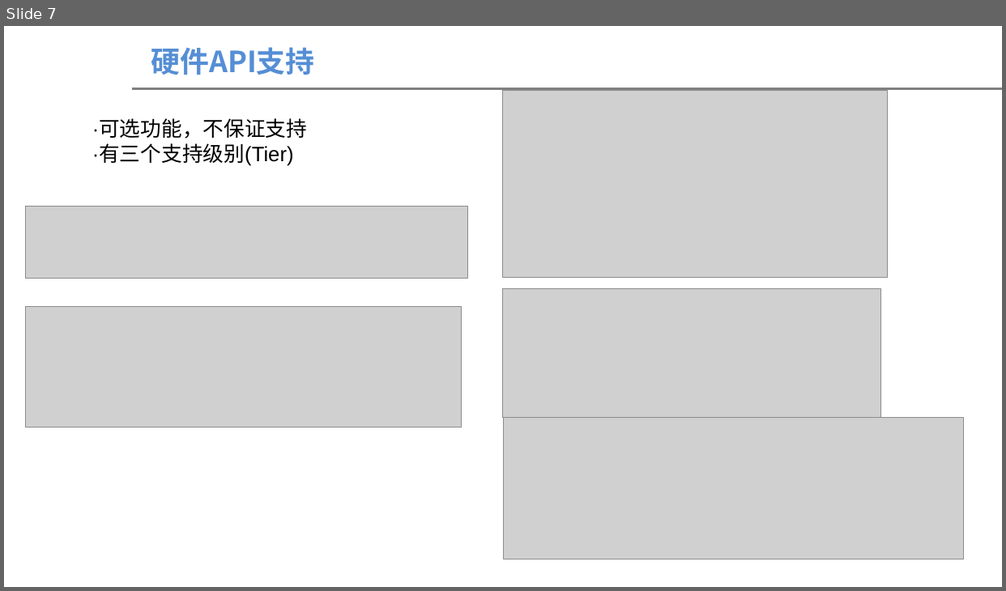
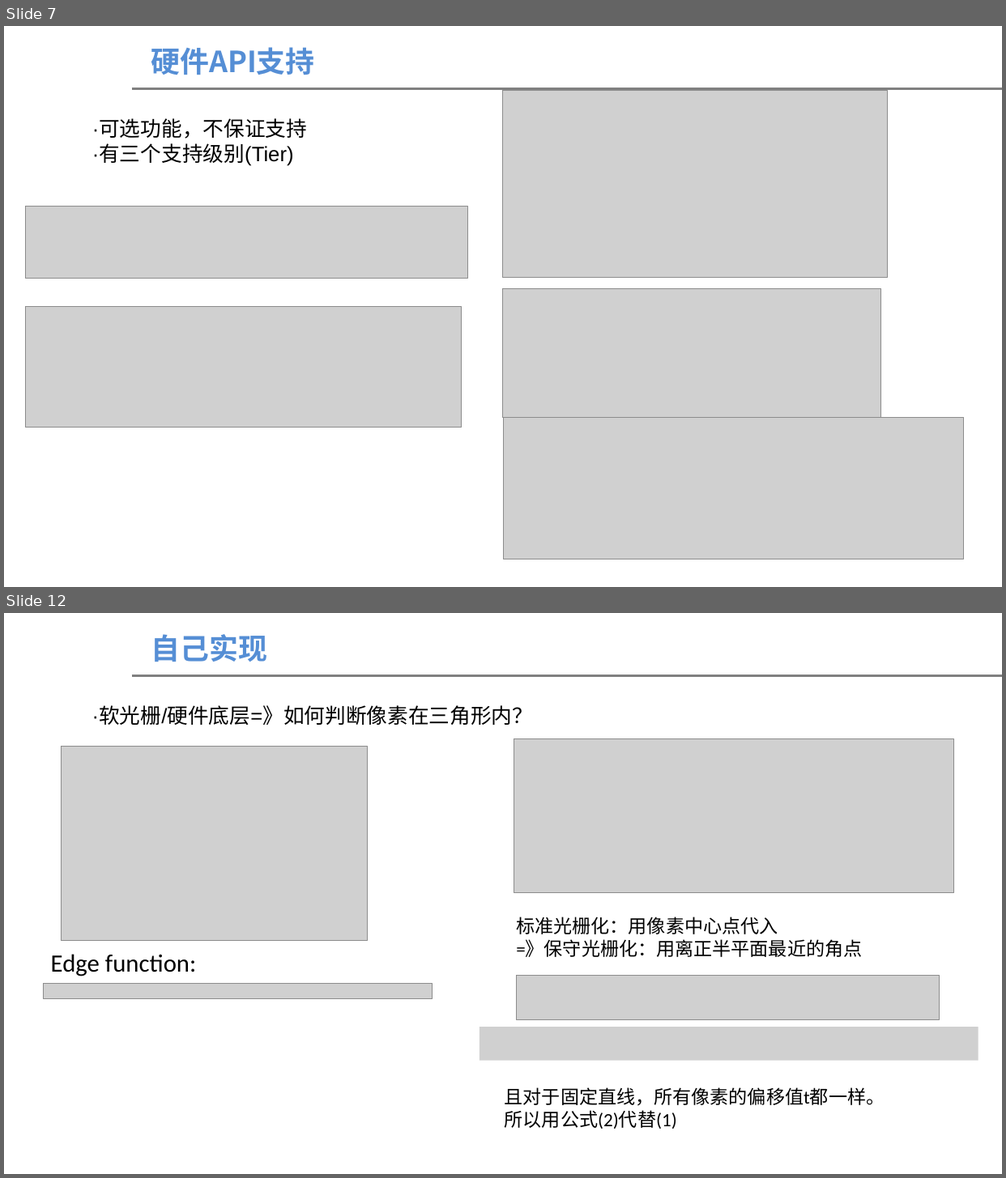
Before and after one commit to theyellowstar/202502Share, a slide deck: 保守光栅化介绍.pptx. Shown one above the other, each under a label of ours: slide 7 before the commit, slides 7 and 12 after it; the slides between them are not shown. The pictures are 1006x591 and 1006x1178 pixels, drawn with LibreOffice and Linux fonts; fonts in the diff are those of the drawing; grey boxes stand for pictures; background and template pictures are left out. Boxes give left, top, right and bottom in pixels: in the first picture for what was removed or moved away, otherwise in the second. Text is boxed around its words. In the diff, an @@ line names an element or a change of style, - is before the commit and + after.

```diff
--- a/保守光栅化介绍.pptx
+++ b/保守光栅化介绍.pptx
@@ slide 12 added at (x1=4, y1=613, x2=1002, y2=1174), background #FFFFFF; not listed: 1 template element that a slide beside it also shows @@
@@ text added at (x1=151, y1=634, x2=267, y2=662), 28 pt, text #558ED5, bold @@
+自己实现
@@ text added at (x1=92, y1=706, x2=534, y2=725), 20 pt, text #000000 @@
+·软光栅/硬件底层=》如何判断像素在三角形内？
@@ picture added at (x1=61, y1=746, x2=367, y2=941) @@
@@ picture added at (x1=514, y1=739, x2=954, y2=892) @@
@@ text added at (x1=516, y1=917, x2=862, y2=957), 18 pt, text #000000 @@
+标准光栅化：用像素中心点代入
+=》保守光栅化：用离正半平面最近的角点
@@ text added at (x1=51, y1=954, x2=196, y2=977), 24 pt, text #000000 @@
+Edge function:
@@ picture added at (x1=517, y1=976, x2=939, y2=1020) @@
@@ picture added at (x1=44, y1=983, x2=432, y2=999) @@
@@ picture added at (x1=479, y1=1027, x2=978, y2=1060) @@
@@ text added at (x1=505, y1=1088, x2=885, y2=1129), 18 pt, text #000000 @@
+且对于固定直线，所有像素的偏移值t都一样。所以用公式(2)代替(1)
```
Also in this commit, not shown: 4 slides changed, 6 other slides added, 20 slides removed, 1 other file.
